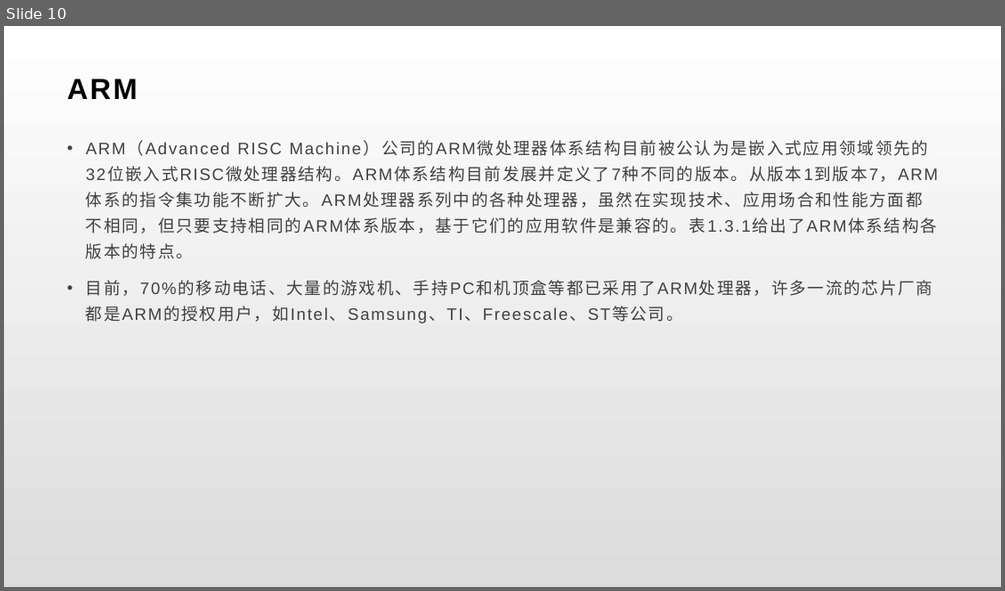
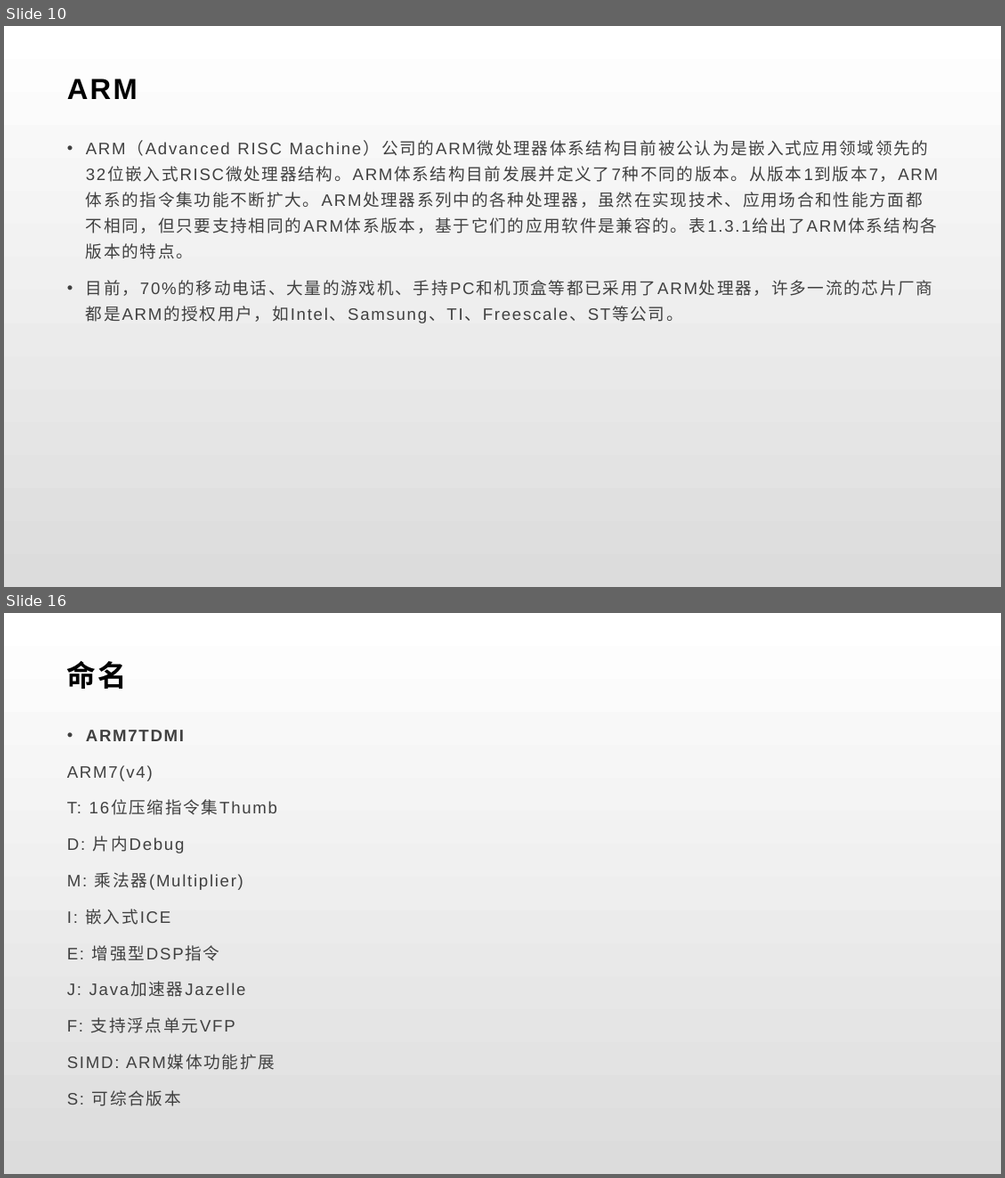
Before and after one commit to BrillianceRen/HanHua, a slide deck: brilliance/嵌入式.pptx. Shown one above the other, each under a label of ours: slide 10 before the commit, slides 10 and 16 after it; the slides between them are not shown. The pictures are 1005x591 and 1005x1178 pixels, drawn with LibreOffice and Linux fonts; fonts in the diff are those of the drawing. Boxes give left, top, right and bottom in pixels: in the first picture for what was removed or moved away, otherwise in the second. Text is boxed around its words. In the diff, an @@ line names an element or a change of style, - is before the commit and + after.

```diff
--- a/brilliance/嵌入式.pptx
+++ b/brilliance/嵌入式.pptx
@@ slide 16 added at (4, 613, 1001, 1174), background gradient #FFFFFF to #DCDCDC @@
@@ title added at (67, 661, 128, 689), 28 pt, text #000000, bold @@
+命名
@@ text added at (67, 730, 277, 1106), 16 pt, text #404040 @@
+• ARM7TDMI
+ARM7(v4)
+T: 16位压缩指令集Thumb
+D: 片内Debug
+M: 乘法器(Multiplier)
+I: 嵌入式ICE
+E: 增强型DSP指令
+J: Java加速器Jazelle
+F: 支持浮点单元VFP
+SIMD: ARM媒体功能扩展
+S: 可综合版本
```
Also in this commit, not shown: 8 other slides added, 1 other file.
